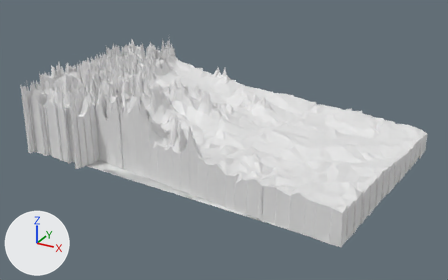
The OBJ model Assets/Models/MT.obj, before and after one commit.
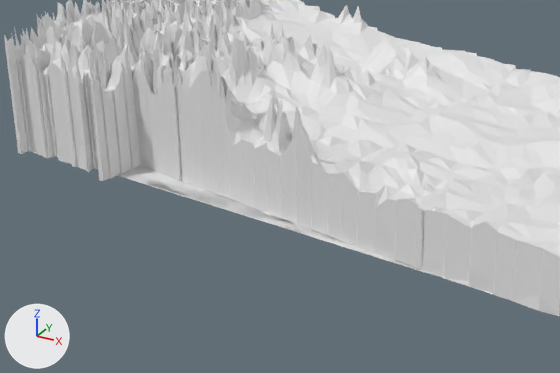
There are two pictures of each version: one whole from a 50 mm lens placed at (470.9, -300.4, 220.0), pointed at (231.0, 135.7, 1.9), one close up on the part from 4% to 76% of the width and 23% to 100% of the height. Every picture has the same lights, and +X, +Y and +Z are marked at lower left. Where no turn or scale is listed for an object, it has been applied to the vertices. Vertices at the same position are counted once.

In view in the first close-up: 'MT'.
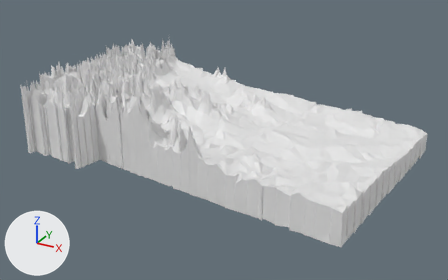
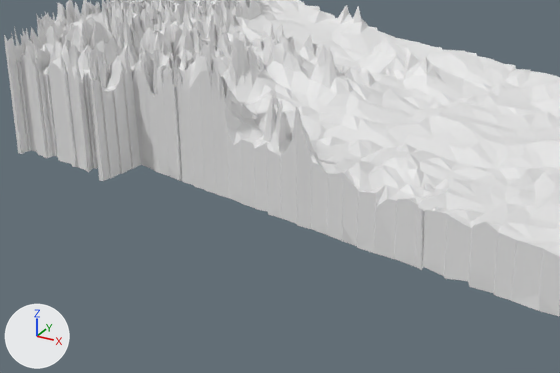
The newer file is also turned or shifted as a whole; pictures and numbers use the older file's frame.

What differs and where, as boxes (x1, y1, x2, y2) in the close-ups (560 x 373 px):
part 1 of me_mt, cut back: before (30, 150, 494, 295)

What the commit changed:
me_mt is used by ob_mt; location (0.0, 0.0, 0.0).
me_mt had 5002 vertices, 9994 faces and spanned x 34.0..389.0, y 27.0..257.0, z 0.0..70.0.
me_mt now has 5002 vertices, 9667 faces and spans x 34.0..389.0, y 27.0..257.0, z 0.0..70.0.
Part 1, on me_mt:
330 faces are deleted.
3 new faces join them.
